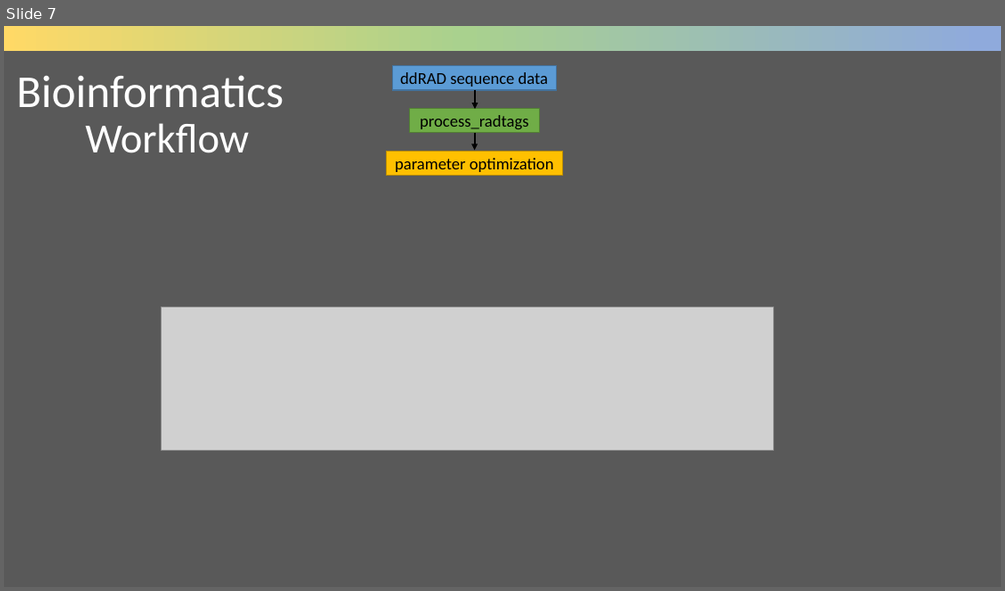
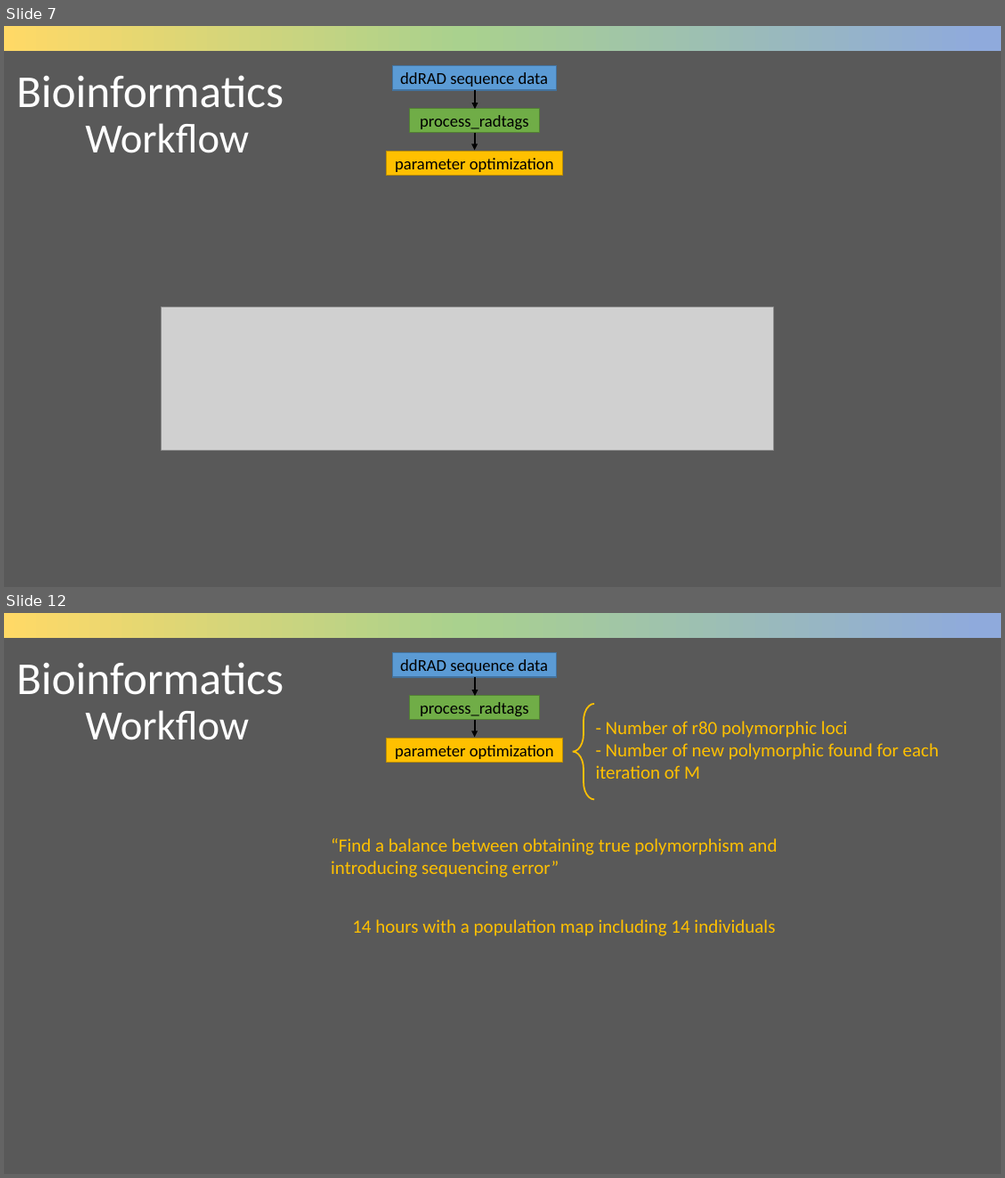
Before and after one commit to cd-barratt/ddRAD-seq_workshop, a slide deck: talks/2_Stacks2_lecture.pptx. Shown one above the other, each under a label of ours: slide 7 before the commit, slides 7 and 12 after it; the slides between them are not shown. The pictures are 1005x591 and 1005x1178 pixels, drawn with LibreOffice and Linux fonts; fonts in the diff are those of the drawing; grey boxes stand for pictures. Boxes give left, top, right and bottom in pixels: in the first picture for what was removed or moved away, otherwise in the second. Text is boxed around its words. In the diff, an @@ line names an element or a change of style, - is before the commit and + after.

```diff
--- a/talks/2_Stacks2_lecture.pptx
+++ b/talks/2_Stacks2_lecture.pptx
@@ slide 12 added at (x1=4, y1=613, x2=1001, y2=1174), background #595959 @@
@@ rectangle added at (x1=4, y1=613, x2=1001, y2=639), fill gradient #FFD966 to #A9D18E to #8FAADC @@
@@ text added at (x1=16, y1=662, x2=283, y2=695), 44 pt, text #FFFFFF @@
+Bioinformatics
@@ rectangle added at (x1=392, y1=653, x2=556, y2=676), fill #5B9BD5, outline #43739E 1 pt, 16 pt, text #000000 @@
+ddRAD sequence data
@@ arrow added from (475, 676) to (475, 696), #000000 1.5 pt @@
@@ text added at (x1=85, y1=710, x2=249, y2=740), 40 pt, text #FFFFFF @@
+Workflow
@@ rectangle added at (x1=409, y1=695, x2=540, y2=719), fill #70AD47, outline #538035 1 pt, 16 pt, text #000000 @@
+process_radtags
@@ arrow added from (474, 719) to (474, 737), #000000 1.5 pt @@
@@ left brace added at (x1=573, y1=704, x2=595, y2=799), outline #FFC000 1.5 pt @@
@@ rectangle added at (x1=386, y1=738, x2=563, y2=762), fill #FFC000, outline #BD8E00 1 pt, 16 pt, text #000000 @@
+parameter optimization
@@ text added at (x1=596, y1=721, x2=938, y2=779), 18 pt, text #FFC000 @@
+- Number of r80 polymorphic loci
+- Number of new polymorphic found for each iteration of M
@@ text added at (x1=331, y1=838, x2=777, y2=877), 18 pt, text #FFC000 @@
+“Find a balance between obtaining true polymorphism and introducing sequencing error”
@@ text added at (x1=352, y1=919, x2=775, y2=936), 18 pt, text #FFC000 @@
+14 hours with a population map including 14 individuals
```
Also in this commit, not shown: 19 slides changed, 7 other slides added, 1 slide removed, 1 other file.
